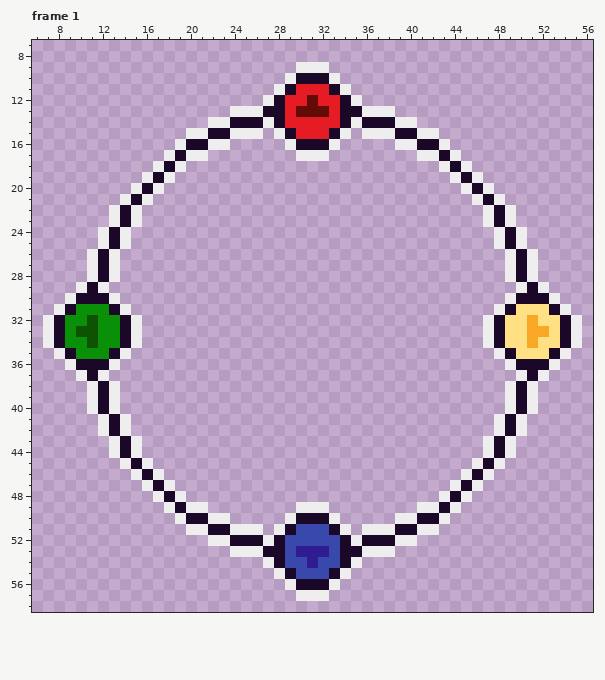
Pixel-art file, stored at Assets/Sprites/Aseprite/Hamonics Input UI.aseprite. Above, as it was before the edit.
64x64 pixels, 5 frames. Shown: frame 1: x 6..56, y 7..58. The commit also changed other frames, which this record leaves out.
Now the later version:
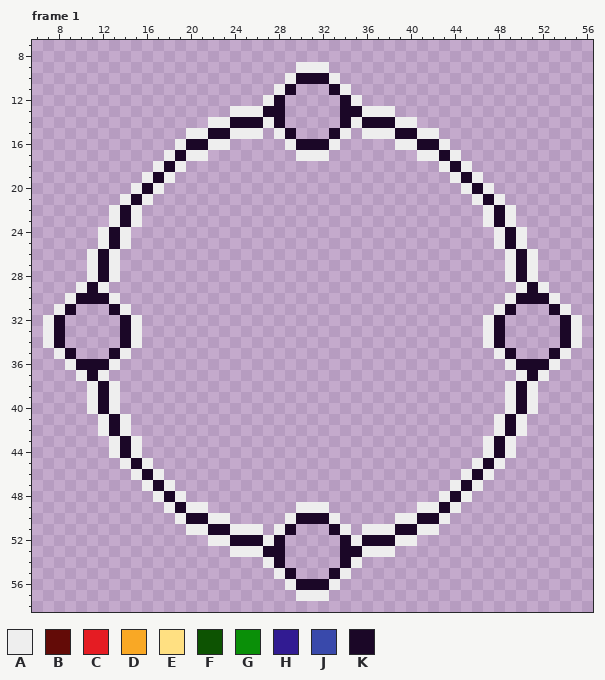
Palette (. is transparent): A #eeeeee  B #630b07  C #e51c23  D #f9a825  E #ffe082  F #0d5302  G #0a8f08  H #311b92  J #3949ab  K #1b0727
The edit:
layer "Layer 4" now hidden
--- frame 1
@@ x 27..35 @@
 10 ..AKKKA..
-11 .AKCCCKA.
-12 AKCCBCCKA
-13 KKCBBBCKK
-14 AKCCCCCKA
-15 .AKCCCKA.
+11 .AK...KA.
+12 AK.....KA
+13 KK.....KK
+14 AK.....KA
+15 .AK...KA.
 16 ..AKKKA..
@@ x 6..56 @@
 30 ...AKKKA...................................AKKKA...
-31 ..AKGGGKA.................................AKEEEKA..
-32 .AKGGFGGKA...............................AKEEDEEKA.
-33 .AKGFFGGKA...............................AKEEDDEKA.
-34 .AKGGFGGKA...............................AKEEDEEKA.
-35 ..AKGGGKA.................................AKEEEKA..
+31 ..AK...KA.................................AK...KA..
+32 .AK.....KA...............................AK.....KA.
+33 .AK.....KA...............................AK.....KA.
+34 .AK.....KA...............................AK.....KA.
+35 ..AK...KA.................................AK...KA..
 36 ...AKKKA...................................AKKKA...
@@ x 27..35 @@
 50 ..AKKKA..
-51 .AKJJJKA.
-52 AKJJJJJKA
-53 KKJHHHJKK
-54 AKJJHJJKA
-55 .AKJJJKA.
+51 .AK...KA.
+52 AK.....KA
+53 KK.....KK
+54 AK.....KA
+55 .AK...KA.
 56 ..AKKKA..
Pixel boxes of the changes (left, top, right, bottom) in both pictures:
erased: (285, 84, 340, 139)
erased: (65, 304, 120, 359)
erased: (505, 304, 560, 359)
erased: (285, 524, 340, 579)
